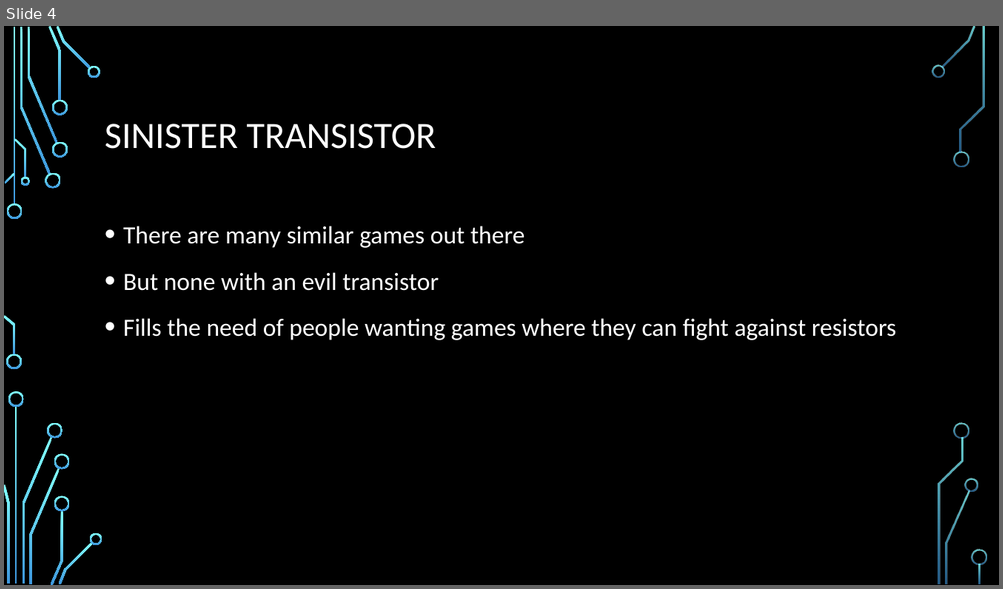
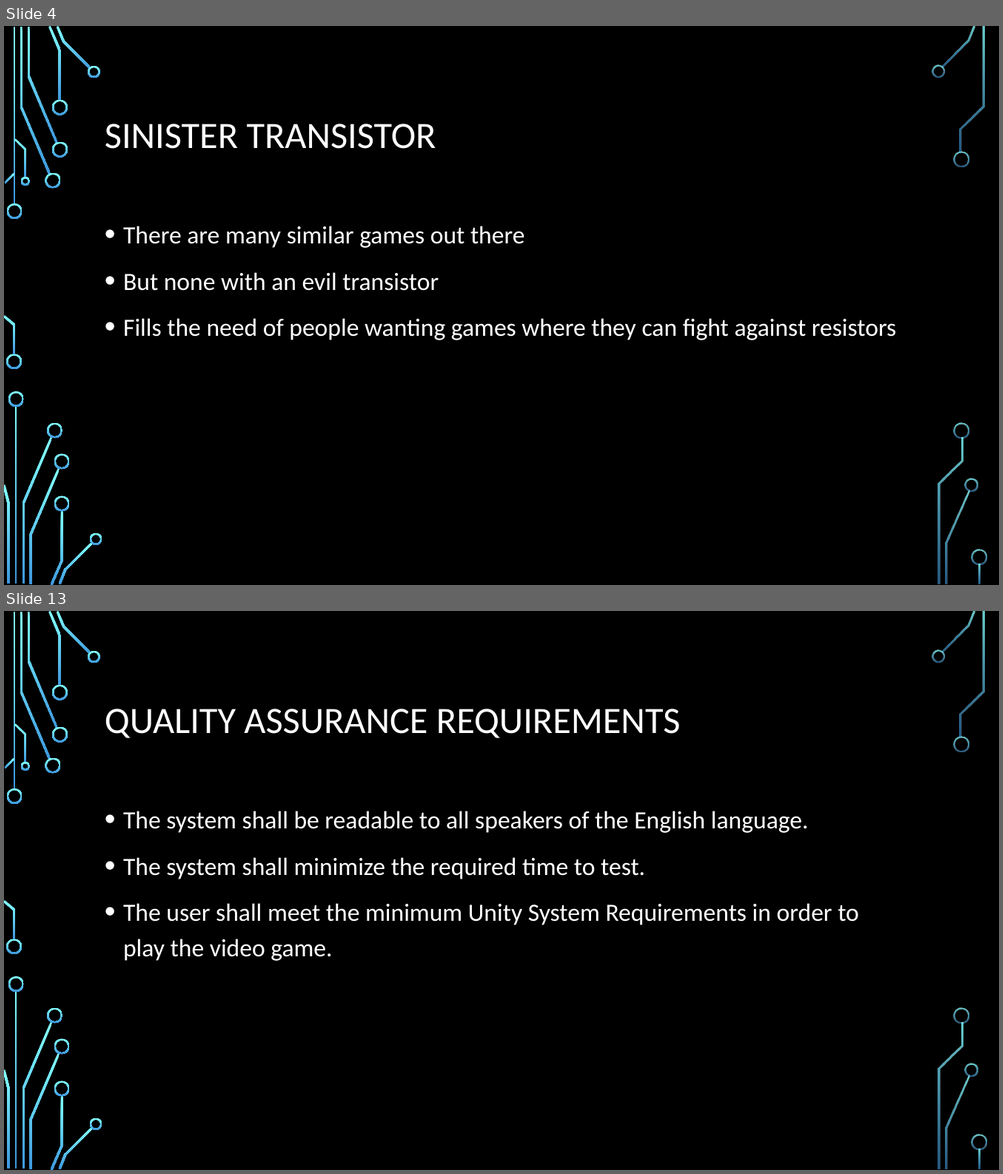
Before and after one commit to gregkelso/COP-4331, a slide deck: Sinister Transistor.pptx. Shown one above the other, each under a label of ours: slide 4 before the commit, slides 4 and 13 after it; the slides between them are not shown. The pictures are 1003x589 and 1003x1174 pixels, drawn with LibreOffice and Linux fonts; fonts in the diff are those of the drawing; background and template pictures are left out. Boxes give left, top, right and bottom in pixels: in the first picture for what was removed or moved away, otherwise in the second. Text is boxed around its words. In the diff, an @@ line names an element or a change of style, - is before the commit and + after.

```diff
--- a/Sinister Transistor.pptx
+++ b/Sinister Transistor.pptx
@@ slide 13 added at (x1=4, y1=611, x2=999, y2=1170), background picture (left out); not listed: 36 template elements that a slide beside it also shows @@
@@ title added at (x1=105, y1=709, x2=680, y2=738), 36 pt, text #FFFFFF @@
+QUALITY ASSURANCE REQUIREMENTS
@@ text added at (x1=123, y1=811, x2=859, y2=961), 24 pt, text #FFFFFF @@
+• The system shall be readable to all speakers of the English language.
+• The system shall minimize the required time to test.
+• The user shall meet the minimum Unity System Requirements in order to play the video game.
```
Also in this commit, not shown: 9 other slides added, 1 other file.
